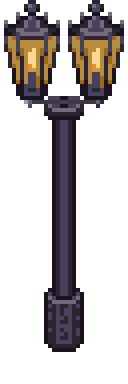
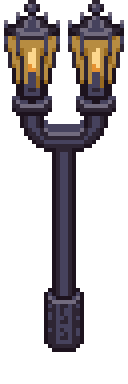
Before/after of a 128x384 layered artwork. What changed in the layer stack:
added group "lamp-1" with 2 layers above "post" over [12, 96, 116, 104]
renamed "lamp-double" to "lamp-1-twin", moved it into group "lamp-1" over [12, 96, 116, 100]
added group "post" with 7 layers over [12, 96, 116, 152]
renamed "crossbar" to "crossbar-T", hid it, moved it into group "post" over [24, 96, 104, 108]
added layer "post-1-top-crossbar-U-high" in group "post" over [12, 96, 116, 152]
renamed "post-Sharm-tall" to "post-1-bottom", moved it into group "post", painted on it over [44, 96, 84, 152]
